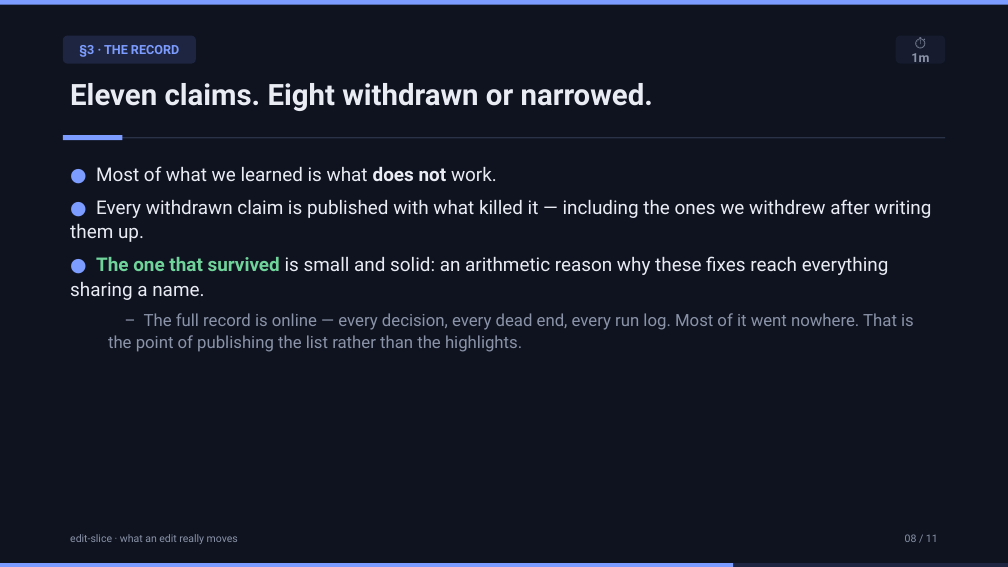
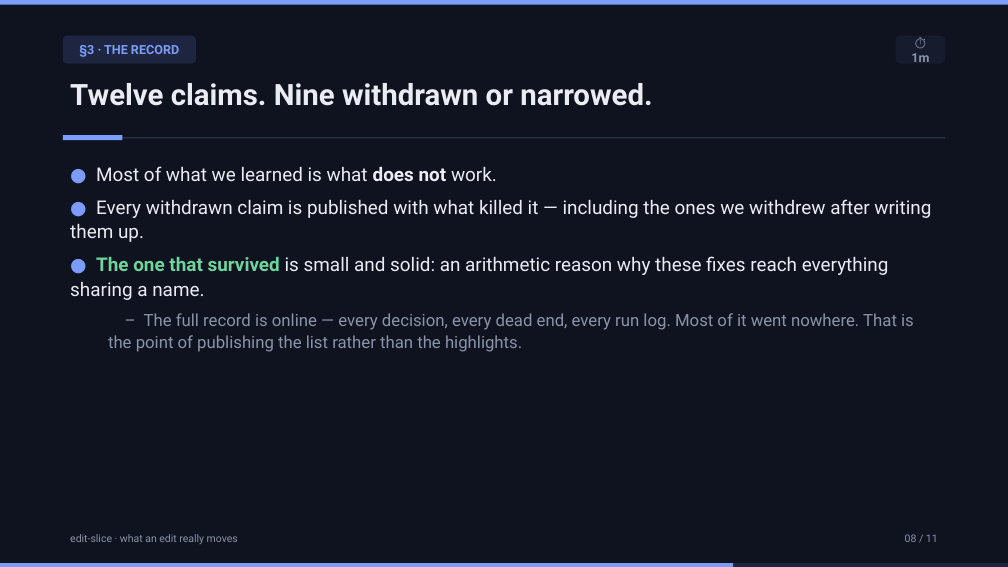
Before and after one commit to Rubix982/open-concept-lab, a slide deck: slide 8 of ai/edit-slice/presentation/DECK.pptx. Drawn at 1008x567 pixels with LibreOffice and Linux fonts; fonts in the diff are those of the drawing. Boxes give left, top, right and bottom in pixels: in the first picture for what was removed or moved away, otherwise in the second. Text is boxed around its words. In the diff, an @@ line names an element or a change of style, - is before the commit and + after.

```diff
--- a/ai/edit-slice/presentation/DECK.pptx
+++ b/ai/edit-slice/presentation/DECK.pptx
@@ text at bbox=[70, 83, 652, 106]: text changed @@
-Eleven claims. Eight withdrawn or narrowed.
+Twelve claims. Nine withdrawn or narrowed.
```
Also in this commit, not shown: 5 other files.
